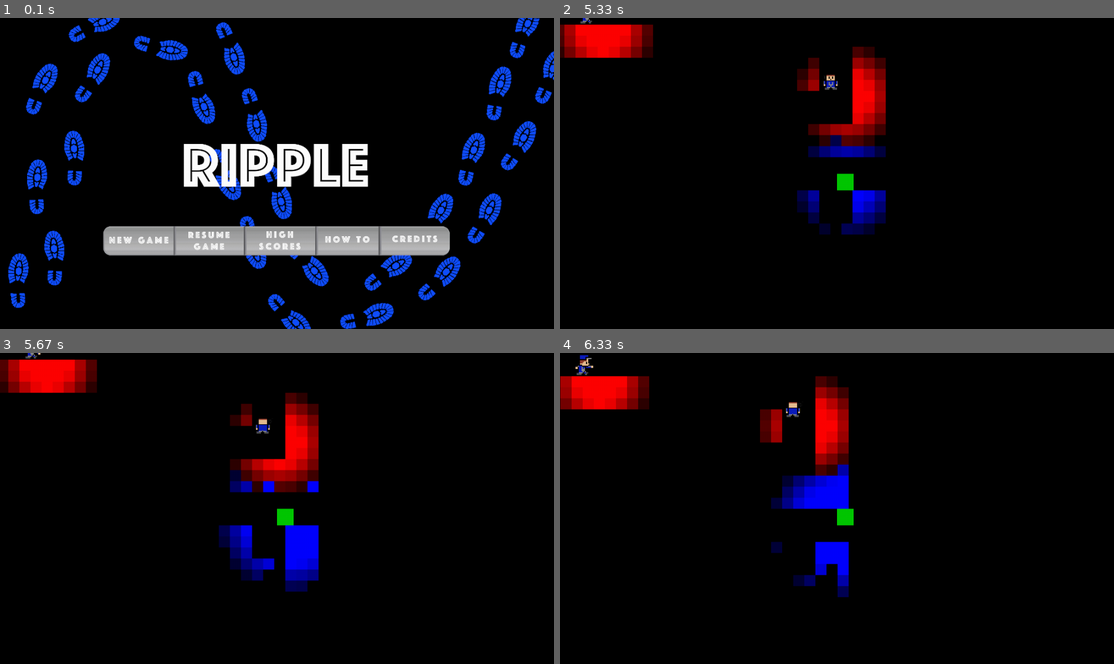
Above: before the commit, frames 1-4 (two rows, left to right).
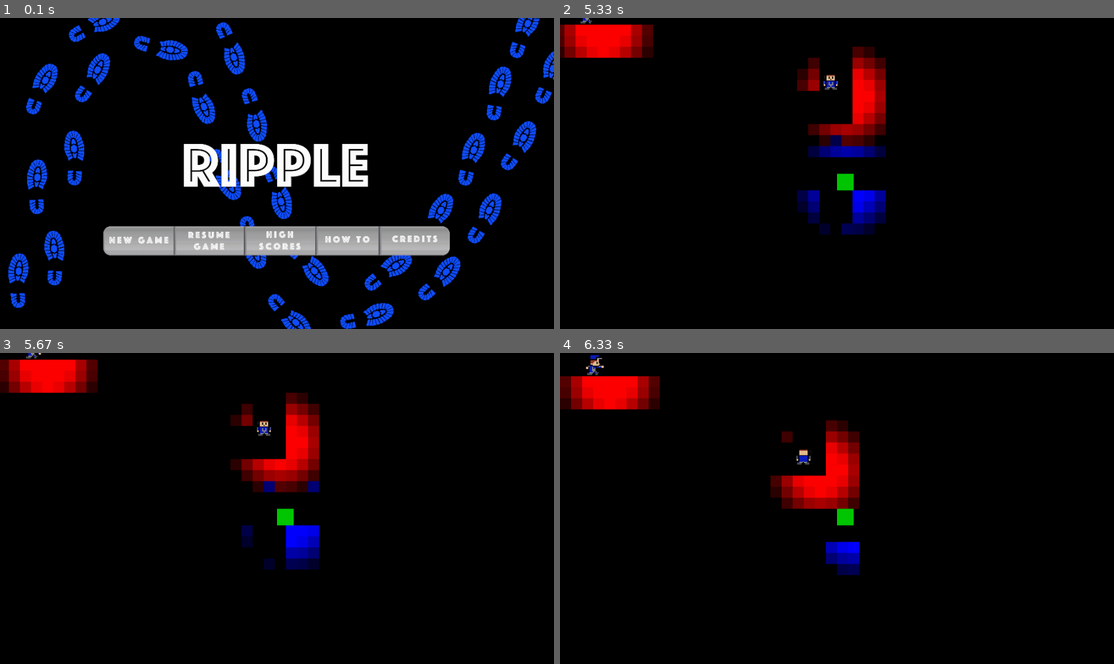
Above: after the commit, the same moments.

Repository: kwahn20/rippleCS269
Game: pygame game, started from main.py
Same seed, same stepped clock (60 frames per second), same inputs: the game is played once before the commit and once after it.
Inputs (mouse positions are in pixels of both pictures, inside the frame that each line leads up to):
- Up to frame 1 (0.1 s): no input
- Up to frame 2 (5.33 s): click (698, 241) at 0.38 s; hold Up 1.17-1.63 s; hold Left 2.17-2.7 s; hold Down 2.73-3.03 s; hold Left 3.07-3.47 s; hold Up 3.5-3.87 s; hold Right 3.9-4.53 s; hold Down 4.57-4.93 s; hold Left from 4.97 s (still down)
- Up to frame 3 (5.67 s): release Left at 5.43 s; hold Right from 5.47 s (still down)
- Up to frame 4 (6.33 s): release Right at 5.93 s; hold Up 5.97-6.27 s; hold Right from 6.3 s (still down)

Frames 1-2 are identical in both runs. In frame 3, 2.7% of the frame differs, in the area x 1-58%, y 0-77%; in frame 4, 6.9%, in the area x 0-54%, y 0-79%.

Commit message:
Added wall stop to guard detection

Diff:
--- a/main.py
+++ b/main.py
@@ -272,7 +272,7 @@
 
         for dir in self.unitcircle:
             count = 0
-            while count < max_tiles:
+            while count < max_tiles and self.maze.maze[int(t_x + (dir.x*count))][int(t_y + (dir.y*count))] != 1:
                 count += 1
                 try:
                     if int(t_x + (dir.x*count)) == p_t_x and int(t_y + (dir.y*count)) == p_t_y:
